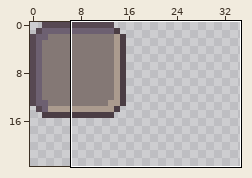
File history of a pixel-art file, Assets/Art/Sprites/Aseprite/ui.aseprite. Above: a wide view before the commit, with the close-up outlined.
Close-up. Old version:
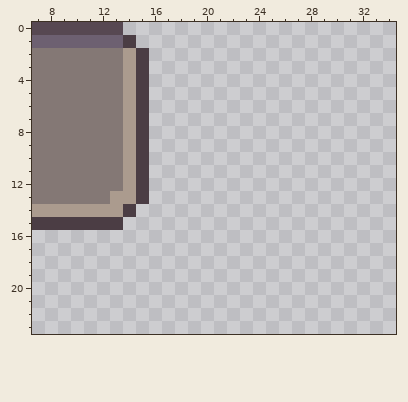
128x128 pixels, 1 frame. Shown: x 7..34, y 0..23. The wide view leaves out empty margins.
Once edited:
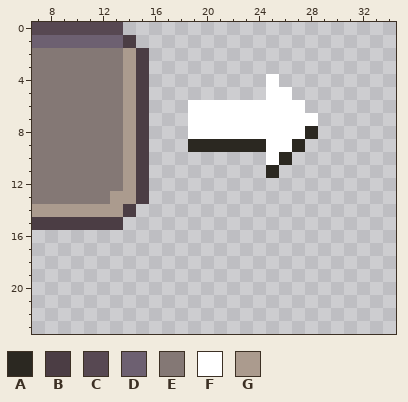
Palette (. is transparent): A #2b2821  B #4b3d44  C #574852  D #6d6071  E #847875  F #ffffff  G #ab9b8e
From old to new:
Changed rows in their new state; - is an unchanged pixel.
first column x 19:
 4 ------F---
 5 ------FF--
 6 FFFFFFFFF-
 7 FFFFFFFFFF
 8 FFFFFFFFFA
 9 AAAAAAFFA-
10 ------FA--
11 ------A---
Pixel boxes of the changes (left, top, right, bottom) in both close-ups:
added: (188, 74, 318, 178)
